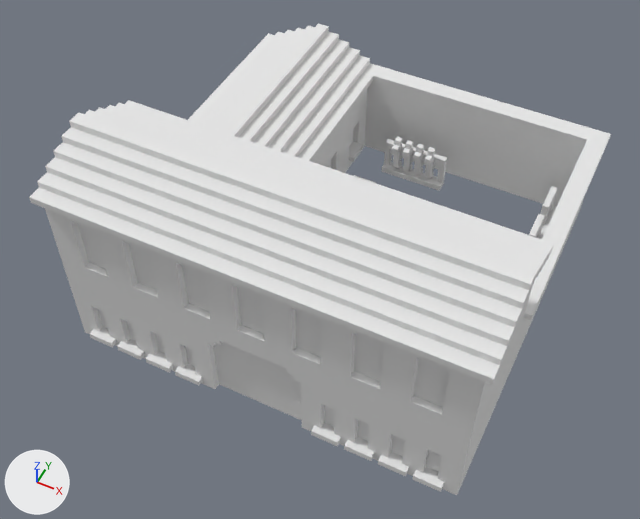
An edit to the OBJ model Godot/tanks-of-freedom-ii/assets/buildings/red/barracks.obj, drawn before and after from the same camera.
The view is the same before and after, from a 50 mm lens placed at (3.84, -8.71, 10.79), pointed at (-0.07, -0.89, 1.02). Every picture has the same lights, and +X, +Y and +Z are marked at lower left. Where no turn or scale is listed for an object, it has been applied to the vertices.

In view in the first picture: 'Untitled'.
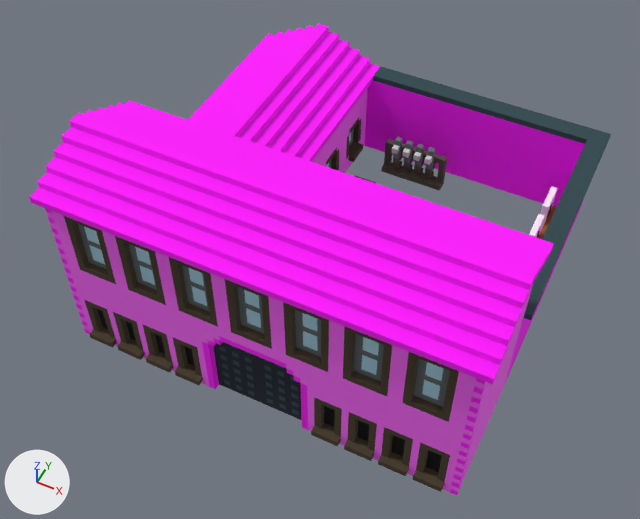
Location of each change, [x1, y1, x2, y2] in pixels of the pictures (640 x 519 px):
'Untitled', surface changed (white to pink)
    both: [29, 24, 611, 495]

The change, as a diff of the scene's bpy script:
```diff
--- a/Godot/tanks-of-freedom-ii/assets/buildings/red/barracks.obj.py
+++ b/Godot/tanks-of-freedom-ii/assets/buildings/red/barracks.obj.py
@@ img_barracks_png @@
+img_barracks_png = load_image('barracks.png', 'barracks.png', 256, 1, 'sRGB')
@@ mat_palette @@
 mat_palette = principled_material('palette')
-mat_palette.base_color = (0.8, 0.8, 0.8)  # white #e7e7e7
+mat_palette.texture = img_barracks_png
 mat_palette.roughness = 1.0
```
